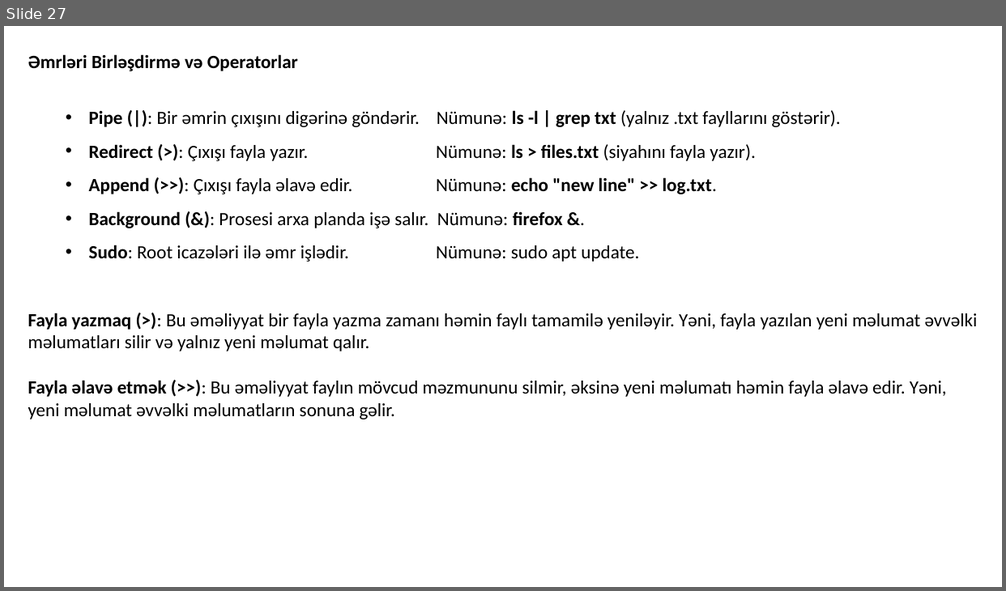
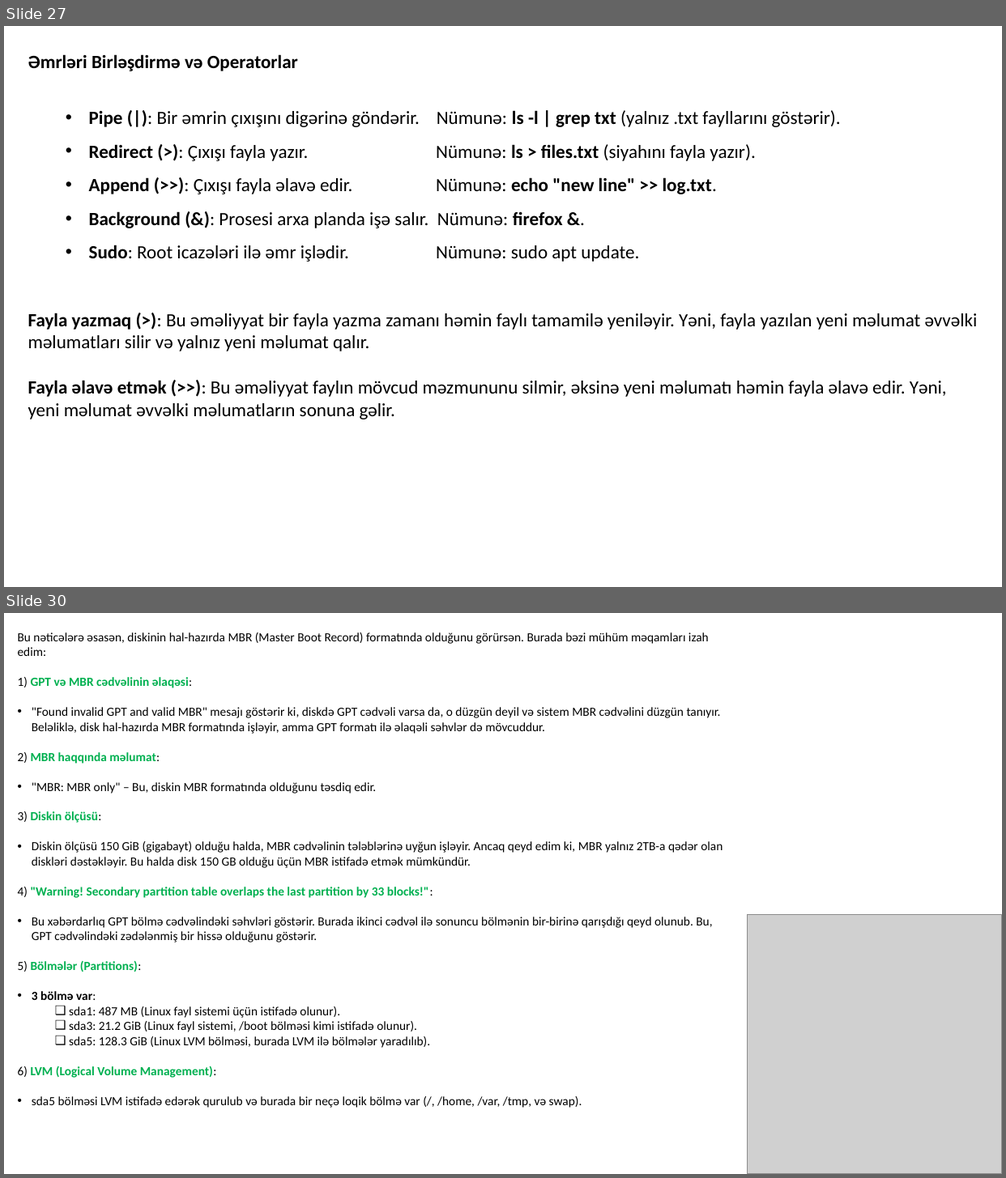
Before and after one commit to codeurient/DevOps, a slide deck: .lessons/1 operating systems/1 linux/1.pptx. Shown one above the other, each under a label of ours: slide 27 before the commit, slides 27 and 30 after it; the slides between them are not shown. The pictures are 1006x591 and 1006x1178 pixels, drawn with LibreOffice and Linux fonts; fonts in the diff are those of the drawing; grey boxes stand for pictures. Boxes give left, top, right and bottom in pixels: in the first picture for what was removed or moved away, otherwise in the second. Text is boxed around its words. In the diff, an @@ line names an element or a change of style, - is before the commit and + after.

```diff
--- a/.lessons/1 operating systems/1 linux/1.pptx
+++ b/.lessons/1 operating systems/1 linux/1.pptx
@@ slide 30 added at bbox=[4, 613, 1002, 1174], background #FFFFFF @@
@@ text added at bbox=[18, 632, 722, 1108], 12 pt, text #000000 @@
+Bu nəticələrə əsasən, diskinin hal-hazırda MBR (Master Boot Record) formatında olduğunu görürsən. Burada bəzi mühüm məqamları izah edim:
+1) GPT və MBR cədvəlinin əlaqəsi:
+• "Found invalid GPT and valid MBR" mesajı göstərir ki, diskdə GPT cədvəli varsa da, o düzgün deyil və sistem MBR cədvəlini düzgün tanıyır. Beləliklə, disk hal-hazırda MBR formatında işləyir, amma GPT formatı ilə əlaqəli səhvlər də mövcuddur.
+2) MBR haqqında məlumat:
+• "MBR: MBR only" – Bu, diskin MBR formatında olduğunu təsdiq edir.
+3) Diskin ölçüsü:
+• Diskin ölçüsü 150 GiB (gigabayt) olduğu halda, MBR cədvəlinin tələblərinə uyğun işləyir. Ancaq qeyd edim ki, MBR yalnız 2TB-a qədər olan diskləri dəstəkləyir. Bu halda disk 150 GB olduğu üçün MBR istifadə etmək mümkündür.
+4) "Warning! Secondary partition table overlaps the last partition by 33 blocks!":
+• Bu xəbərdarlıq GPT bölmə cədvəlindəki səhvləri göstərir. Burada ikinci cədvəl ilə sonuncu bölmənin bir-birinə qarışdığı qeyd olunub. Bu, GPT cədvəlindəki zədələnmiş bir hissə olduğunu göstərir.
+5) Bölmələr (Partitions):
+• 3 bölmə var:
+  ❑ sda1: 487 MB (Linux fayl sistemi üçün istifadə olunur).
+  ❑ sda3: 21.2 GiB (Linux fayl sistemi, /boot bölməsi kimi istifadə olunur).
+  ❑ sda5: 128.3 GiB (Linux LVM bölməsi, burada LVM ilə bölmələr yaradılıb).
+6) LVM (Logical Volume Management):
+• sda5 bölməsi LVM istifadə edərək qurulub və burada bir neçə loqik bölmə var (/, /home, /var, /tmp, və swap).
@@ picture added at bbox=[748, 914, 1002, 1174] @@
```
Also in this commit, not shown: 11 other slides added, 2 slides removed.
